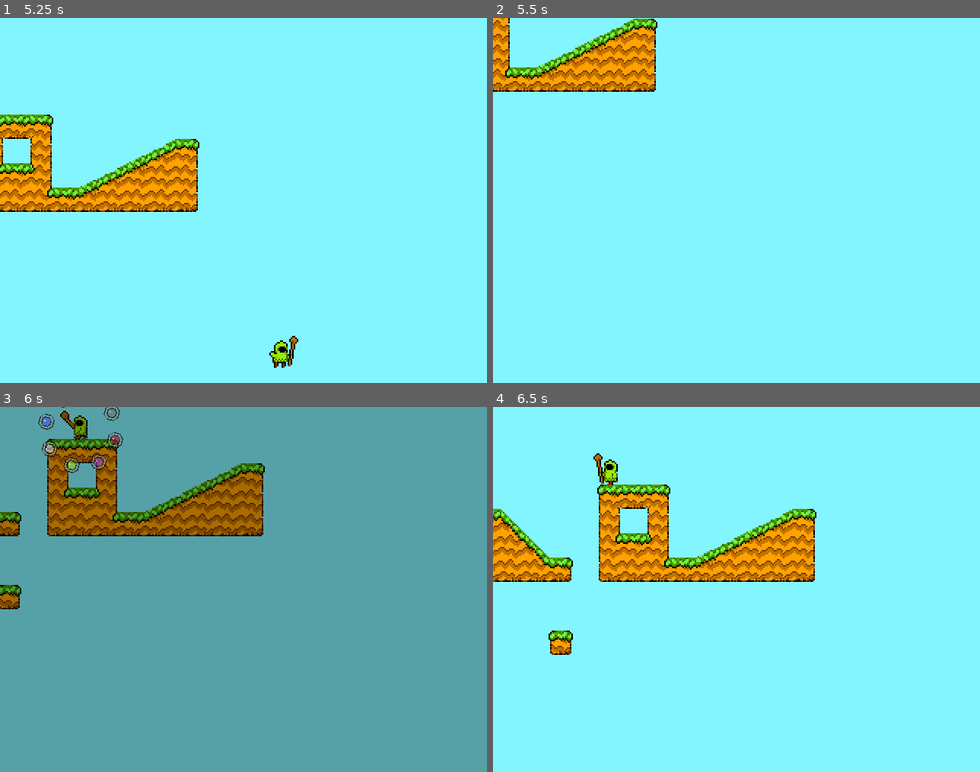
Above: before the commit, frames 1-4 (two rows, left to right).
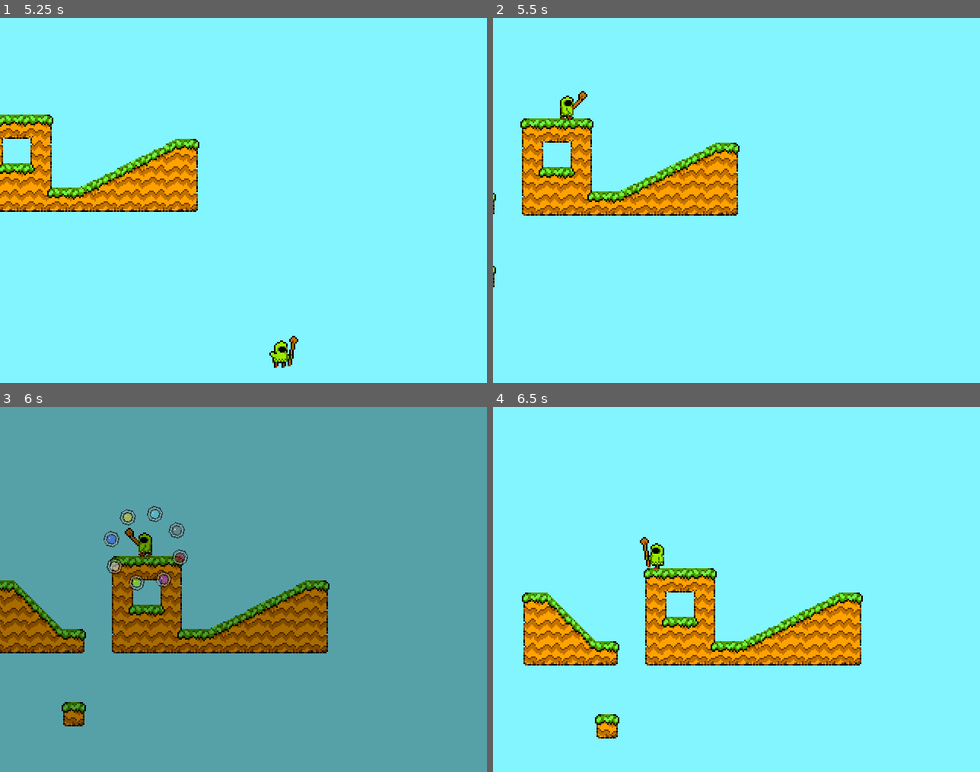
Above: after the commit, the same moments.

Repository: bitspittle/godot-elementalist
Game: Godot game, scene res://EntryPoint.tscn
Same seed, same stepped clock (60 frames per second), same inputs: the game is played once before the commit and once after it.
Inputs (mouse positions are in pixels of both pictures, inside the frame that each line leads up to):
- Up to frame 1 (5.25 s): click (243, 269) at 0.52 s; type "Alex" at 0.6 s; click "Solo Play" at 1.25 s; tap Enter at 2 s; hold Right (player_right) 2.03-3.53 s; tap Z (player_attack) at 2.1, 4.35 s; tap Space (player_jump) at 2.27, 3.02, 4.25, 4.52 s; tap X (player_cast) at 2.85, 5.1 s; hold Left (player_left) 3.53-4.28 s; hold Shift (show_gem_wheel) 3.53-4.28 s; hold Right (player_right) from 4.28 s (still down)
- Up to frame 2 (5.5 s): keep holding Right (player_right); tap Space (player_jump) at 5.27 s
- Up to frame 3 (6 s): tap Escape (ui_cancel) at 5.65 s; release Right (player_right) at 5.78 s; hold Left (player_left) from 5.78 s (still down); tap Shift (show_gem_wheel) at 5.85 s
- Up to frame 4 (6.5 s): keep holding Left (player_left); tap Space (player_jump) at 6.02 s

Frame 1 is identical in both runs. In frame 2, 12% of the frame differs, in the area x 0-51%, y 0-74%; in frame 3, 18%; in frame 4, 19%, in the area x 0-76%, y 12-91%.

Commit message:
Better handling off off-screen "death"

Diff:
--- a/player/Player.gd
+++ b/player/Player.gd
@@ -32,11 +32,12 @@
 onready var _time = $TimeEffect
 onready var _gem_wheel = $GemWheel
 
-var _tmp_start_pos: Vector2
+var _tmp_start_pos = Vector2.ZERO
 
 func _ready():
 	_set_spell(Spells.NONE)
 	_anim.play("idle")
+	_tmp_start_pos = position
 
 	# TODO: Let client / server create player and set its controller
 	$PlayerController.player = self
@@ -112,3 +113,17 @@
 func _set_spell(spell: Spell):
 	selected_spell = spell
 	_player_sprite.get_material().set_shader_param("color_modulate", spell.color)
+
+
+func reset():
+	vel = Vector2.ZERO
+	position = _tmp_start_pos
+	next_state = State.IDLE
+	set_collision_mask_bit(Layers.PLATFORMS, true)
+
+func _on_VisibilityNotifier2D_viewport_exited(viewport):
+	# TODO: I'd like to move network logic into the controllers if possible
+	# TODO: Helper util function because Godot's network API is not smart when
+	#  there's no peer?
+	if get_tree().network_peer == null || is_network_master():
+		reset()
--- a/player/Player.tscn
+++ b/player/Player.tscn
@@ -187,6 +187,33 @@
 "values": [ 5.0 ]
 }
 
+[sub_resource type="Animation" id=10]
+length = 2.0
+tracks/0/type = "value"
+tracks/0/path = NodePath("Pivot/PlayerSprite:frame")
+tracks/0/interp = 1
+tracks/0/loop_wrap = true
+tracks/0/imported = false
+tracks/0/enabled = true
+tracks/0/keys = {
+"times": PoolRealArray( 0, 0.3, 0.9, 1.7 ),
+"transitions": PoolRealArray( 1, 1, 1, 1 ),
+"update": 1,
+"values": [ 18, 19, 20, 21 ]
+}
+tracks/1/type = "value"
+tracks/1/path = NodePath("AnimationPlayer:playback_speed")
+tracks/1/interp = 1
+tracks/1/loop_wrap = true
+tracks/1/imported = false
+tracks/1/enabled = true
+tracks/1/keys = {
+"times": PoolRealArray( 0 ),
+"transitions": PoolRealArray( 1 ),
+"update": 0,
+"values": [ 8.0 ]
+}
+
 [sub_resource type="Animation" id=11]
 length = 2.0
 tracks/0/type = "value"
@@ -196,33 +223,6 @@
 tracks/0/imported = false
 tracks/0/enabled = true
 tracks/0/keys = {
-"times": PoolRealArray( 0, 0.3, 0.9, 1.7 ),
-"transitions": PoolRealArray( 1, 1, 1, 1 ),
-"update": 1,
-"values": [ 18, 19, 20, 21 ]
-}
-tracks/1/type = "value"
-tracks/1/path = NodePath("AnimationPlayer:playback_speed")
-tracks/1/interp = 1
-tracks/1/loop_wrap = true
-tracks/1/imported = false
-tracks/1/enabled = true
-tracks/1/keys = {
-"times": PoolRealArray( 0 ),
-"transitions": PoolRealArray( 1 ),
-"update": 0,
-"values": [ 8.0 ]
-}
-
-[sub_resource type="Animation" id=12]
-length = 2.0
-tracks/0/type = "value"
-tracks/0/path = NodePath("Pivot/PlayerSprite:frame")
-tracks/0/interp = 1
-tracks/0/loop_wrap = true
-tracks/0/imported = false
-tracks/0/enabled = true
-tracks/0/keys = {
 "times": PoolRealArray( 0, 0.1, 1.6 ),
 "transitions": PoolRealArray( 1, 1, 1 ),
 "update": 1,
@@ -368,18 +368,21 @@
 anims/cast = SubResource( 5 )
 anims/climb = SubResource( 6 )
 anims/duck = SubResource( 7 )
-anims/fall = SubResource( 9 )
-anims/idle = SubResource( 10 )
-anims/jump = SubResource( 11 )
-anims/land = SubResource( 12 )
-anims/squat = SubResource( 13 )
-anims/walk = SubResource( 14 )
-anims/windup = SubResource( 15 )
+anims/fall = SubResource( 8 )
+anims/idle = SubResource( 9 )
+anims/jump = SubResource( 10 )
+anims/land = SubResource( 11 )
+anims/squat = SubResource( 12 )
+anims/walk = SubResource( 13 )
+anims/windup = SubResource( 14 )
 
 [node name="TimeEffect" parent="." instance=ExtResource( 3 )]
 
 [node name="GemWheel" parent="." instance=ExtResource( 4 )]
 pause_mode = 2
+
+[node name="VisibilityNotifier2D" type="VisibilityNotifier2D" parent="."]
 [connection signal="animation_finished" from="AnimationPlayer" to="." method="_on_AnimationPlayer_animation_finished"]
 [connection signal="opening" from="GemWheel" to="." method="_on_GemWheel_opening"]
 [connection signal="spell_selected" from="GemWheel" to="." method="_on_GemWheel_spell_selected"]
+[connection signal="viewport_exited" from="VisibilityNotifier2D" to="." method="_on_VisibilityNotifier2D_viewport_exited"]
--- a/player/PlayerControllerLocal.gd
+++ b/player/PlayerControllerLocal.gd
@@ -15,21 +15,12 @@
 var DEFAULT_SNAP_VECTOR = Vector2.DOWN * 40.0 # Make sure we snip hard if walking down sleep slopes
 var _snap_vector = DEFAULT_SNAP_VECTOR
 
-var _tmp_start_pos = Vector2.ZERO
-
 onready var _jump_timer = $JumpTimer
-
-func set_player(value: Player):
-	.set_player(value)
-	_tmp_start_pos = player.position
 
 func _process(delta):
 	# TODO: Delete this, it's debug code only
-	if Input.is_action_pressed("ui_cancel") or player.position.y > 500:
-		player.vel = Vector2.ZERO
-		player.position = _tmp_start_pos
-		player.next_state = Player.State.IDLE
-		player.set_collision_mask_bit(Layers.PLATFORMS, true)
+	if Input.is_action_pressed("ui_cancel"):
+		player.reset()
 
 func _physics_process(delta):
 	if player.state != Player.State.CLIMBING:
Not shown: 9 places in player/Player.tscn that only renumber resources
